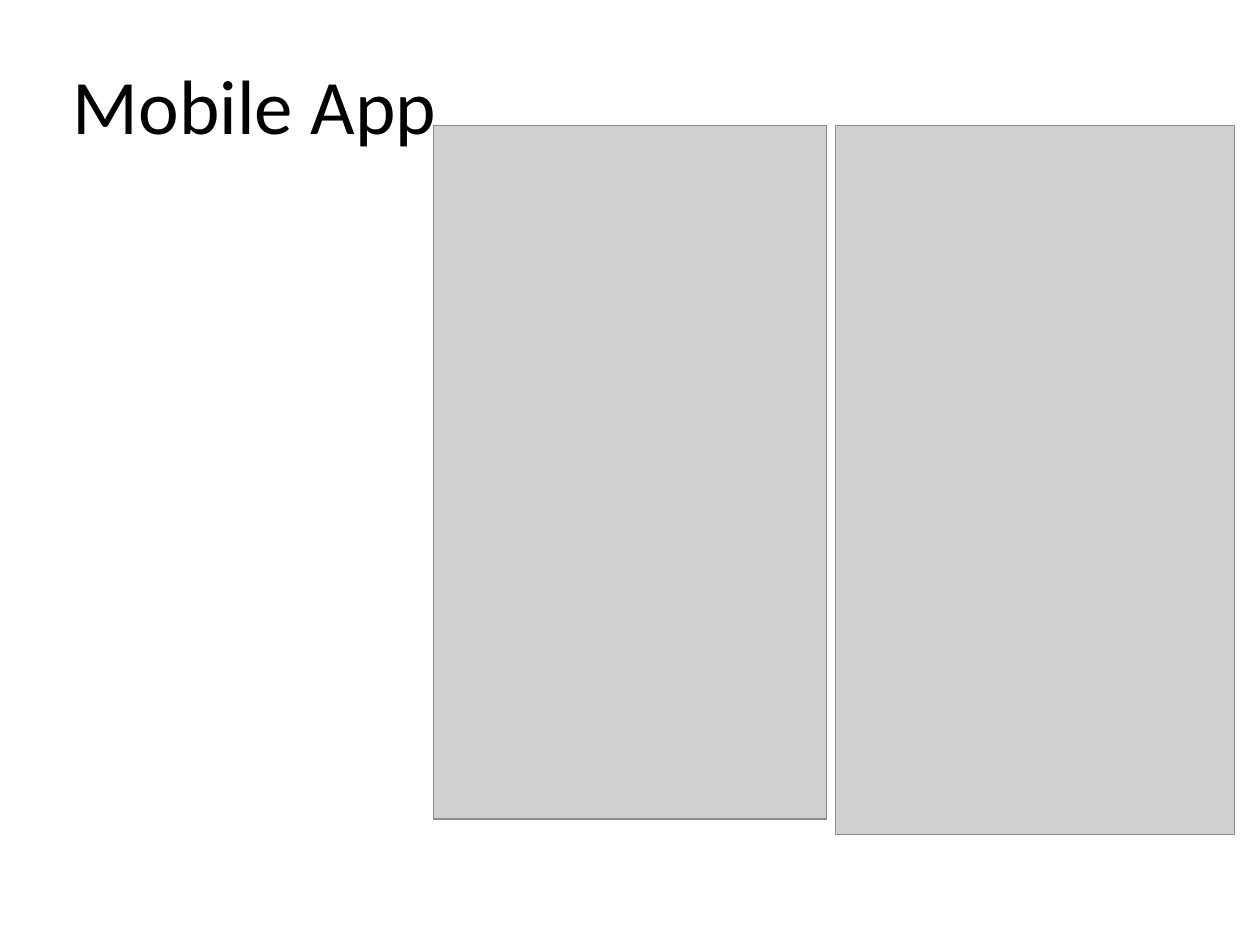
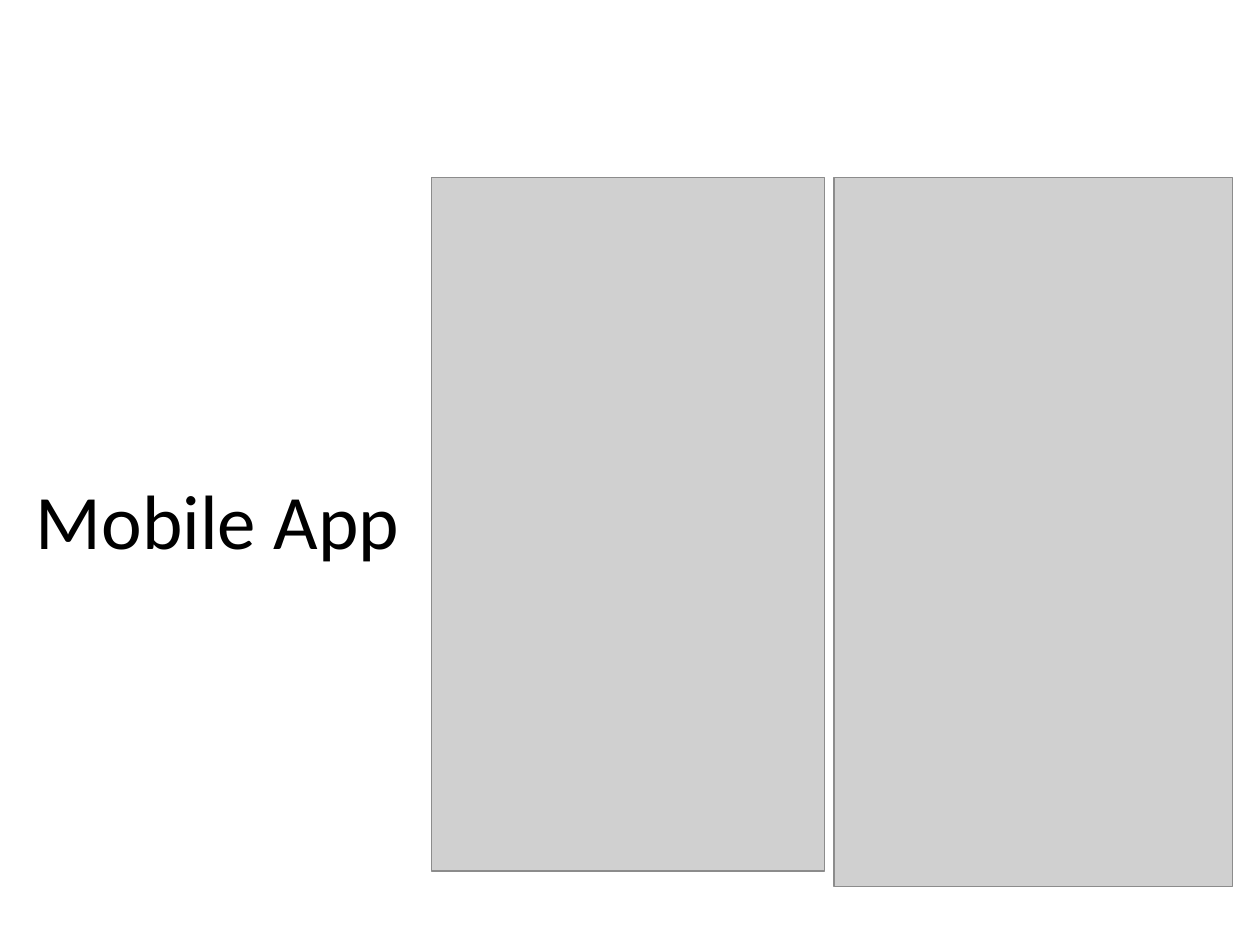
Before and after one commit to Sun-Jc/EtherLend, a slide deck: slide 12 of 1482806030EtherLend.pptx. Drawn at 1260x945 pixels with LibreOffice and Linux fonts; fonts in the diff are those of the drawing; grey boxes stand for pictures. Boxes give left, top, right and bottom in pixels: in the first picture for what was removed or moved away, otherwise in the second. Text is boxed around its words. In the diff, an @@ line names an element or a change of style, - is before the commit and + after.

```diff
--- a/1482806030EtherLend.pptx
+++ b/1482806030EtherLend.pptx
@@ picture: place and size @@
-picture at (433,126,827,819)
+picture at (432,178,825,871)
@@ picture: place and size @@
-picture at (835,126,1235,835)
+picture at (834,178,1234,887)
@@ title "Mobile App" rewrapped from (73,80,436,152) to (36,495,399,562) @@
```
Also in this commit, not shown: 1 other slide changed, 1 other file.
